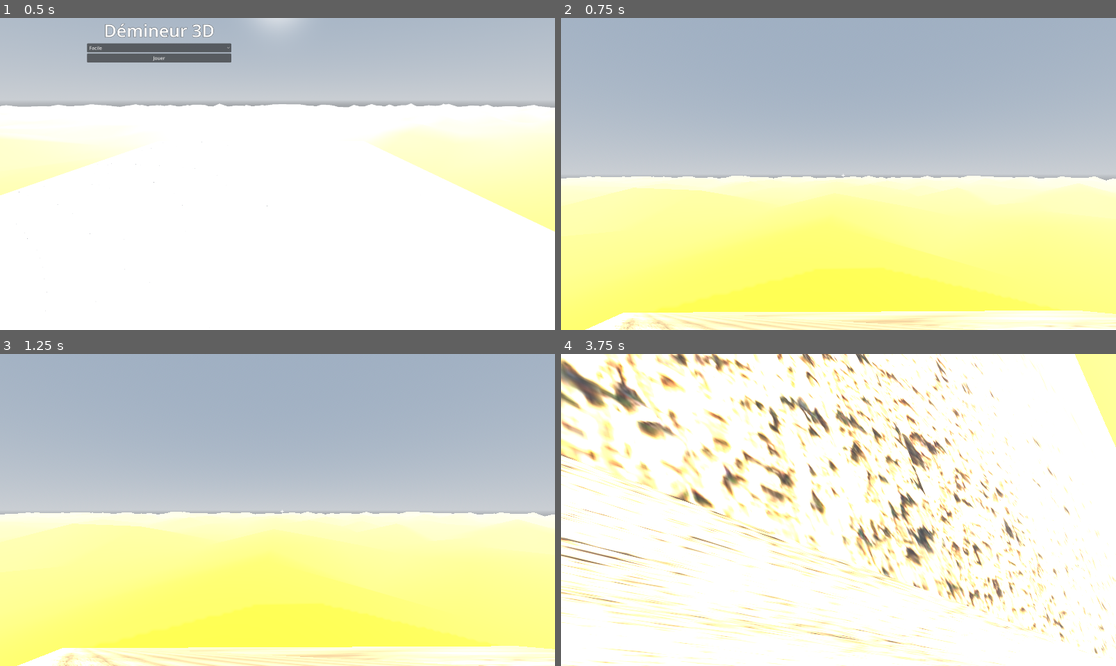
Above: before the commit, frames 1-4 (two rows, left to right).
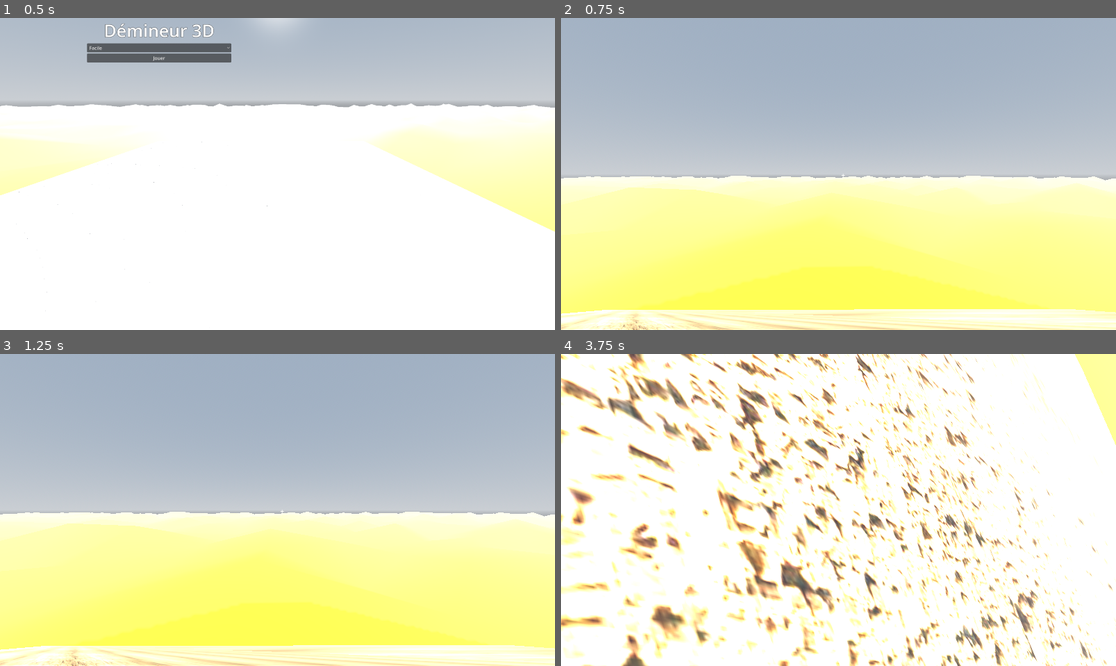
Above: after the commit, the same moments.

Repository: elebras1/Demineur3D
Game: Godot game, scene res://main_menu/main_menu.tscn
Two runs of this game, one before a commit and one after it. Both use one fixed random seed, a clock stepped at 60 frames per second and the inputs below.
Inputs (mouse positions are in pixels of both pictures, inside the frame that each line leads up to):
- Up to frame 1 (0.5 s): no input
- Up to frame 2 (0.75 s): click "Jouer" at 0.5 s
- Up to frame 3 (1.25 s): no input
- Up to frame 4 (3.75 s): tap Enter at 1.25 s; move the mouse to (866, 510) at 1.27 s; hold D 1.28-2.03 s; hold Z 1.28-2.03 s; click (866, 510) at 1.42 s; tap Space at 1.52, 2.27 s; move the mouse to (810, 510) at 2.02 s; hold S 2.03-2.78 s; tap Q at 2.1, 3.6 s; move the mouse to (849, 503) at 2.77 s; hold Z 2.78-3.53 s; hold D from 2.78 s (still down); move the mouse to (832, 516) at 3.52 s; click (832, 516) at 3.67 s

Frame 1 is identical in both runs. In frame 2, 3.2% of the frame differs, in the area x 0-100%, y 50-100%; in frame 3, 3.2%; in frame 4, 39%, in the area x 0-100%, y 0-100%.

Commit message:
Update pyramid.gd

Diff:
--- a/pyramid.gd
+++ b/pyramid.gd
@@ -92,9 +92,9 @@
 	var top_shape = BoxShape3D.new()
 	var top_width = grid_width * cell_size
 	var top_depth = grid_height * cell_size
-	top_shape.size = Vector3(top_width + 1.0, 0.2, top_depth + 1.0)
+	top_shape.size = Vector3(top_width + 1.0, 0.05, top_depth + 1.0)
 	top_collision.shape = top_shape
-	top_collision.position = Vector3(top_width / 2.0 - 0.5, 0.1, top_depth / 2.0 - 0.5)
+	top_collision.position = Vector3(top_width / 2.0 - 0.5, -5, top_depth / 2.0 - 0.5)
 	body.add_child(top_collision)
 
 	# Pour les faces inclinées, utiliser des ConvexPolygonShape
